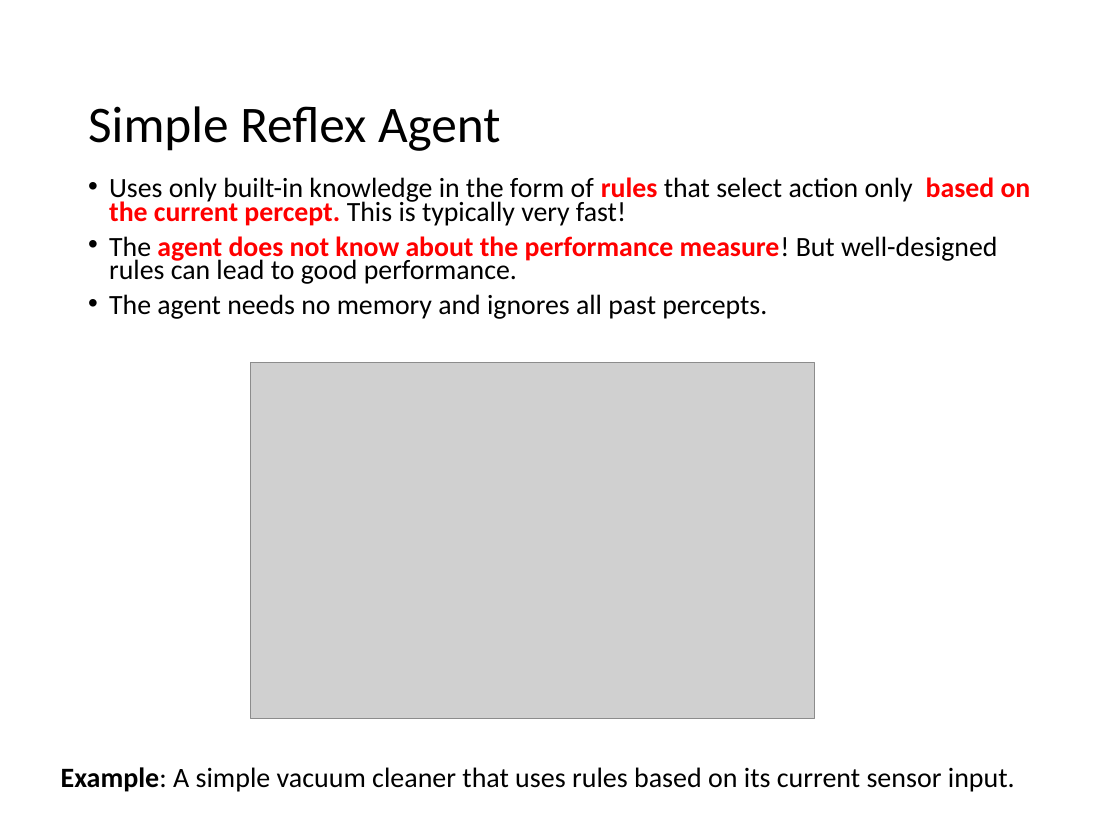
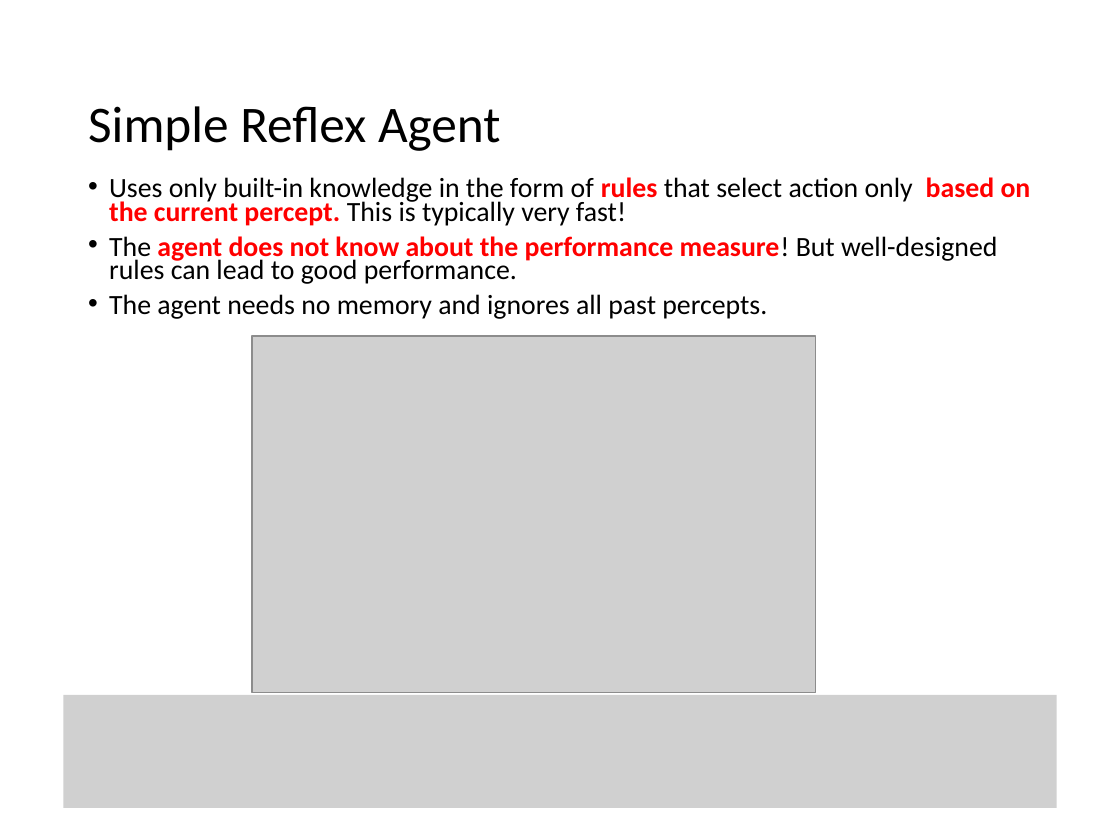
Before and after one commit to mhahsler/CS7320-AI, a slide deck: slide 21 of slides/02_agents.pptx. Drawn at 1120x840 pixels with LibreOffice and Linux fonts; fonts in the diff are those of the drawing; grey boxes stand for pictures. Boxes give left, top, right and bottom in pixels: in the first picture for what was removed or moved away, otherwise in the second. Text is boxed around its words. In the diff, an @@ line names an element or a change of style, - is before the commit and + after.

```diff
--- a/slides/02_agents.pptx
+++ b/slides/02_agents.pptx
@@ picture: place and size @@
-picture at (251, 363, 814, 719)
+picture at (252, 336, 815, 692)
@@ picture added at (64, 694, 1057, 808) @@
@@ text removed at (61, 767, 1015, 792) @@
-Example: A simple vacuum cleaner that uses rules based on its current sensor input.
```
Also in this commit, not shown: 8 other slides changed, 5 other files.
